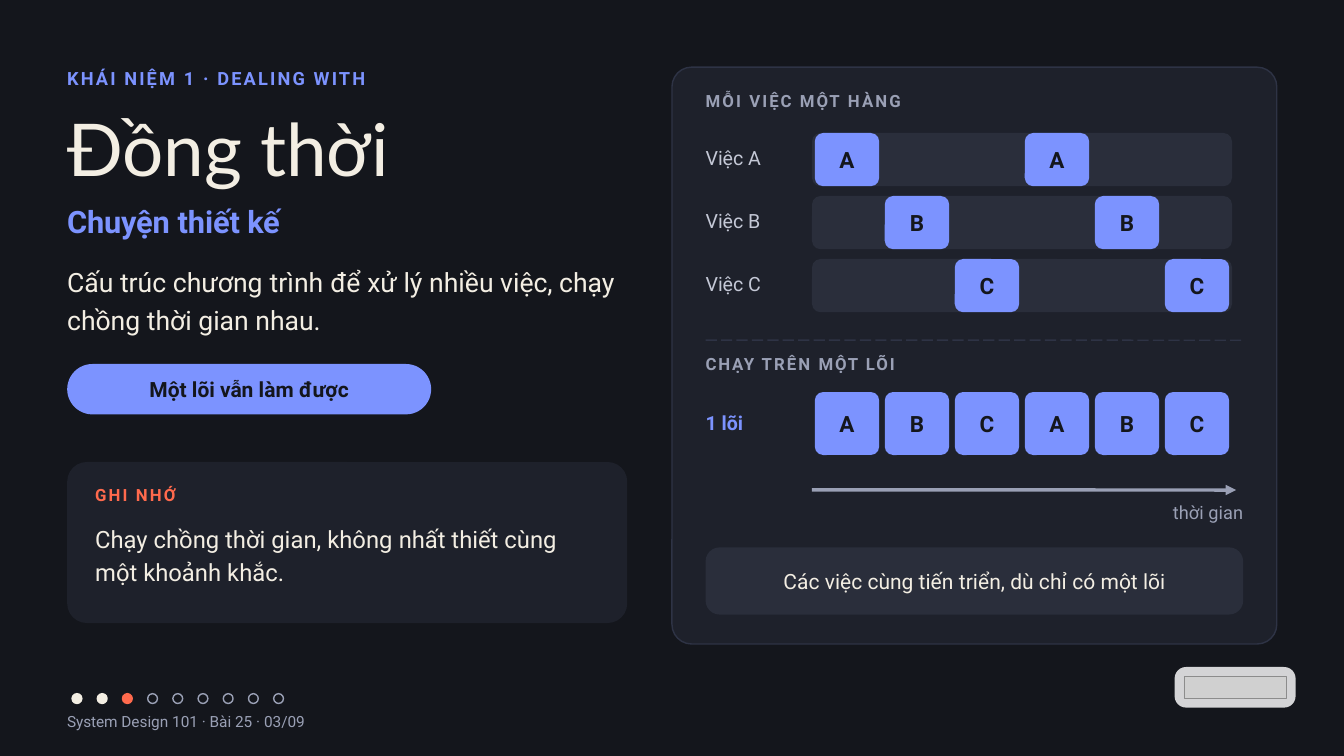
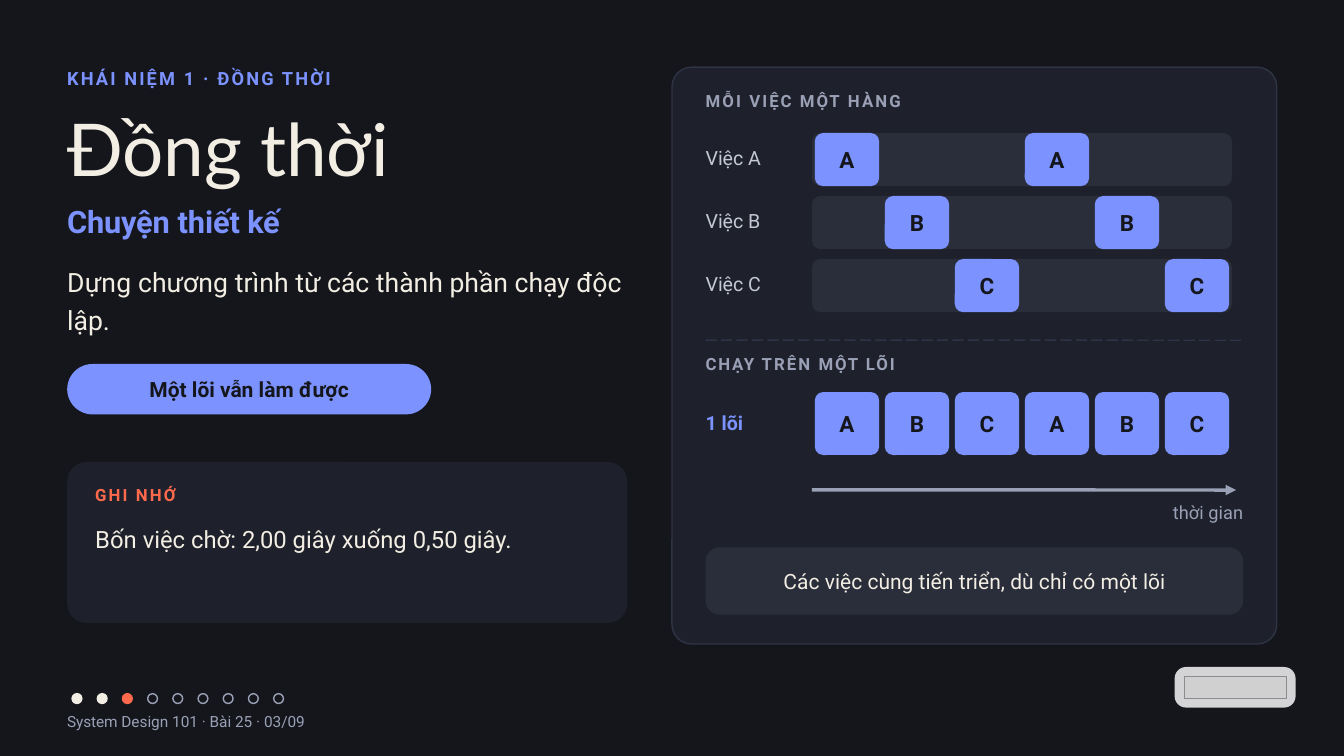
Before and after one commit to vohoailinh90/tool-marketing-studio, a slide deck: slide 3 of system-design-101/vi/lessons/sd-10-025/slides/sd-10-025.pptx. Drawn at 1344x756 pixels with LibreOffice and Linux fonts; fonts in the diff are those of the drawing; grey boxes stand for pictures. Boxes give left, top, right and bottom in pixels: in the first picture for what was removed or moved away, otherwise in the second. Text is boxed around its words. In the diff, an @@ line names an element or a change of style, - is before the commit and + after.

```diff
--- a/system-design-101/vi/lessons/sd-10-025/slides/sd-10-025.pptx
+++ b/system-design-101/vi/lessons/sd-10-025/slides/sd-10-025.pptx
@@ text at (67,68,331,88): text changed @@
-KHÁI NIỆM 1 · DEALING WITH
+KHÁI NIỆM 1 · ĐỒNG THỜI
@@ text at (67,270,621,336): text changed @@
-Cấu trúc chương trình để xử lý nhiều việc, chạy chồng thời gian nhau.
+Dựng chương trình từ các thành phần chạy độc lập.
@@ text at (95,528,512,553): text changed @@
-Chạy chồng thời gian, không nhất thiết cùng một khoảnh khắc.
+Bốn việc chờ: 2,00 giây xuống 0,50 giây.
```
Also in this commit, not shown: 8 other slides changed.
